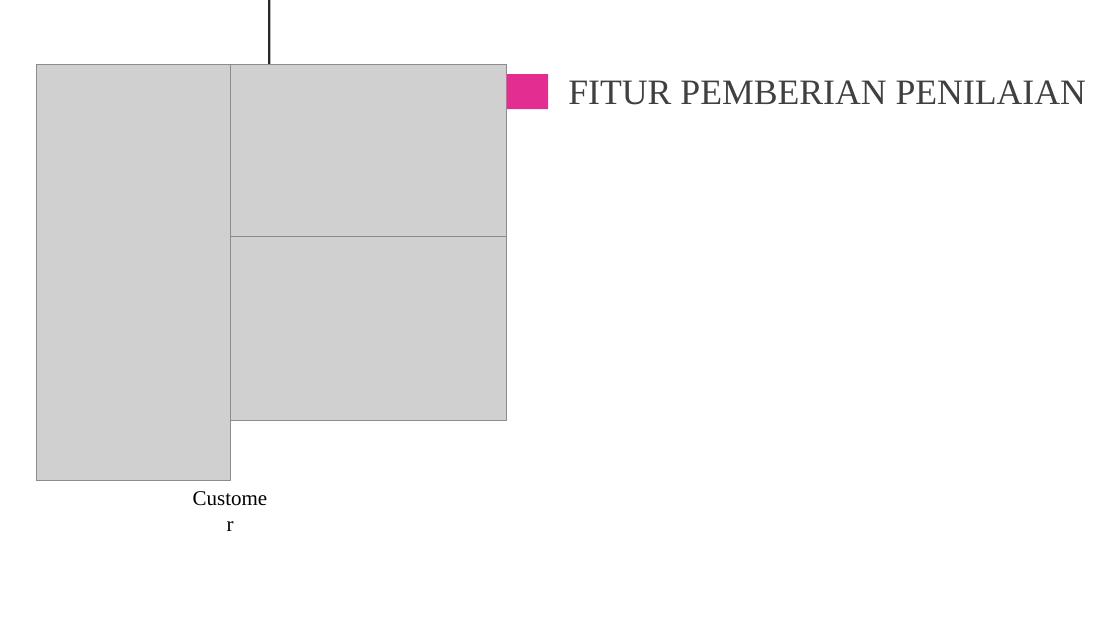
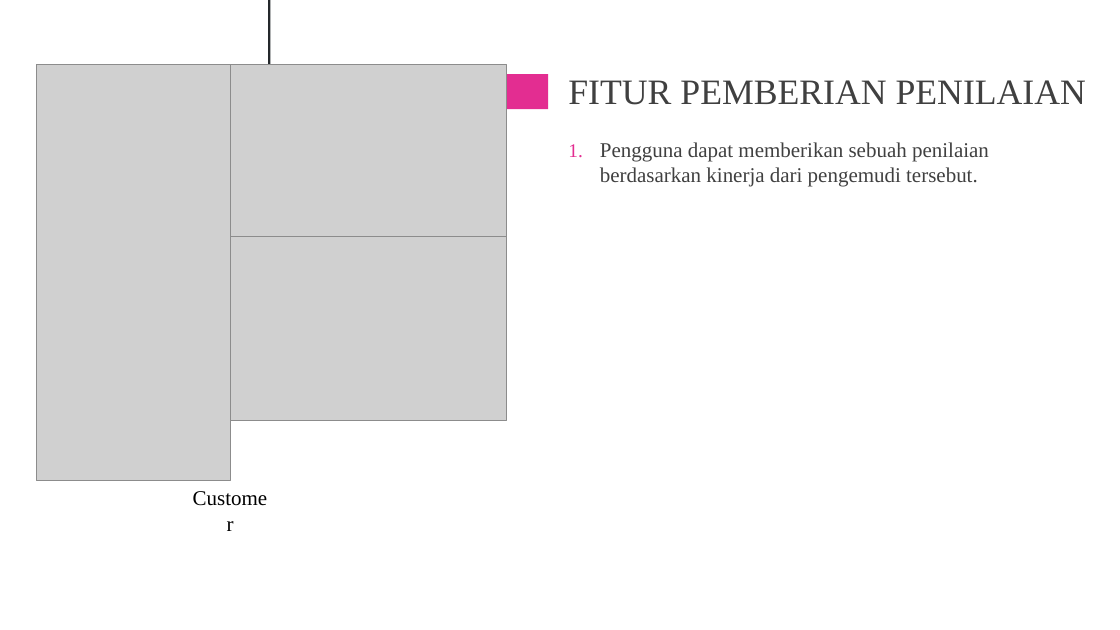
Before and after one commit to palindungan/file_penting_cadangan, a slide deck: slide 13 of PKL Industri 2020/magang_ppt.pptx (slide 12 before the commit). Drawn at 1120x630 pixels with LibreOffice and Linux fonts; fonts in the diff are those of the drawing; grey boxes stand for pictures. Boxes give left, top, right and bottom in pixels: in the first picture for what was removed or moved away, otherwise in the second. Text is boxed around its words. In the diff, an @@ line names an element or a change of style, - is before the commit and + after.

Commit message:
update ppt

```diff
--- a/PKL Industri 2020/magang_ppt.pptx
+++ b/PKL Industri 2020/magang_ppt.pptx
@@ text added at <box>600,142,989,187</box>, 18 pt, text #404040 @@
+1. Pengguna dapat memberikan sebuah penilaian berdasarkan kinerja dari pengemudi tersebut.
```
Also in this commit, not shown: 8 other slides changed, 1 slide added, 1 other file.
